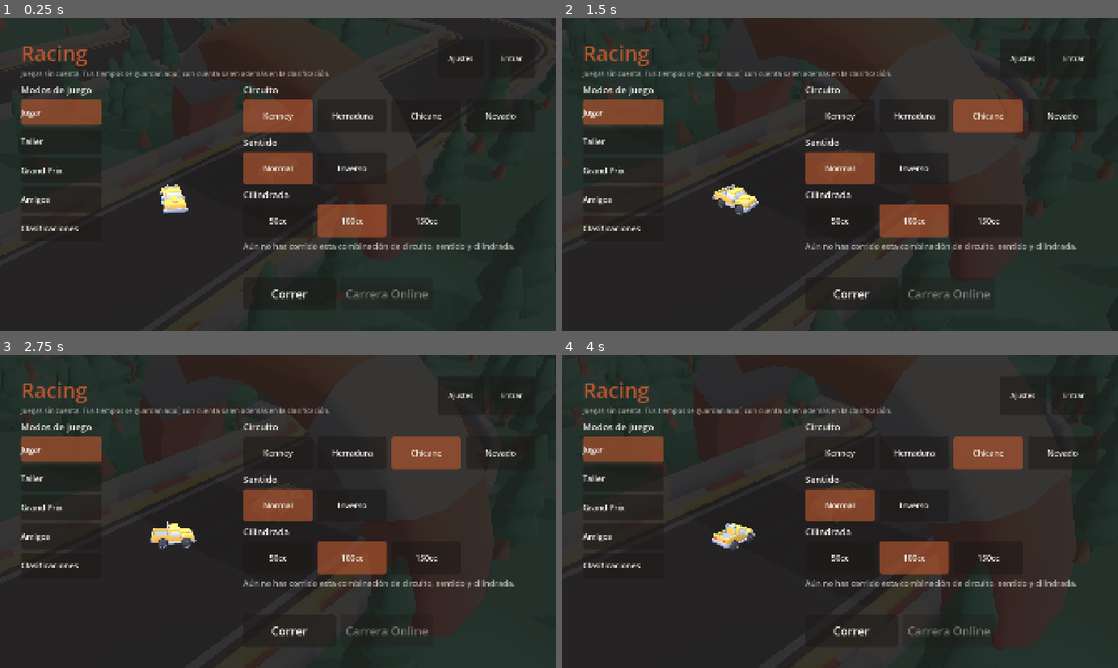
Above: before the commit, frames 1-4 (two rows, left to right).
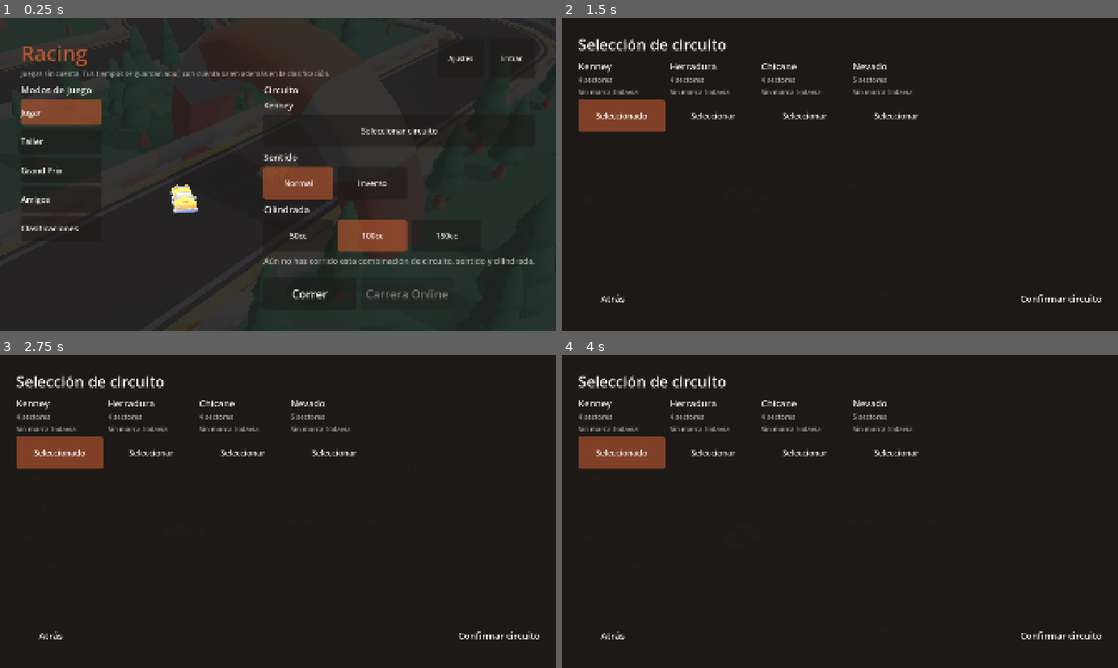
Above: after the commit, the same moments.

Repository: msalejandrojose/core
Game: Godot game, scene res://scenes/main.tscn
Two runs of this game, one before a commit and one after it. Both use one fixed random seed, a clock stepped at 60 frames per second and the inputs below.
Inputs (mouse positions are in pixels of both pictures, inside the frame that each line leads up to):
- Up to frame 1 (0.25 s): no input
- Up to frame 2 (1.5 s): click (962, 130) at 0.5 s, where only the run after the commit has a clickable "Seleccionar circuito"; click "Jugar" at 1.25 s
- Up to frame 3 (2.75 s): click "Jugar" at 2 s
- Up to frame 4 (4 s): click "Normal" at 2.75 s; click "Normal" at 3.5 s

The runs differ from the first frame. In frame 1, 7.8% of the frame differs, in the area x 28-97%, y 21-90%; in frame 2, 35%; in frame 3, 37%; in frame 4, 37%, in the area x 0-100%, y 0-100%.

Commit message:
fix(racing): conecta de verdad el menú con la pantalla de selección de circuito
El commit anterior (519f96b) se quedó corto: un `git add` con una ruta
inexistente entre los argumentos abortó SIN avisar antes de llegar a
`main_menu.gd`/`main_menu_hub_test.gd`, así que el PR #134 se mergeó
con esos dos ficheros todavía en su versión anterior (fila de botones
de circuito) — la pantalla `TrackSelectScreen` quedó creada pero sin
enlazar desde ningún sitio. Aplica ahora los cambios que sí se habían
probado pero nunca llegaron a subir.

Co-Authored-By: Claude Sonnet 5 <noreply@anthropic.com>

Diff:
--- a/apps/game/scripts/ui/main_menu.gd
+++ b/apps/game/scripts/ui/main_menu.gd
@@ -43,13 +43,9 @@
 ## Solo válidos mientras la pestaña "Jugar" está montada: se limpian al
 ## cambiar de pestaña, igual que el resto de su contenido.
 var _best_label: Label
-var _track_buttons: Array[Button] = []
-## Paralelo a `_track_buttons`: el id/slug de cada botón, en el mismo orden.
-## Hace falta porque un botón de circuito ya no tiene por qué venir de
-## `TrackCatalog.ids()` — puede ser un slug del servidor cargado aparte.
-var _track_button_ids: Array[String] = []
-var _tracks_row: HBoxContainer
-var _track_group: ButtonGroup
+## Nombre del circuito elegido — se abre y se confirma en su propia pantalla
+## (`TrackSelectScreen`), no aquí; ver `_open_track_select()`.
+var _track_summary_label: Label
 var _direction_buttons: Array[Button] = []
 var _engine_buttons: Array[Button] = []
 var _online_button: Button
@@ -207,10 +203,7 @@
 	for child in _content.get_children():
 		child.free()
 	_best_label = null
-	_track_buttons.clear()
-	_track_button_ids.clear()
-	_tracks_row = null
-	_track_group = null
+	_track_summary_label = null
 	_direction_buttons.clear()
 	_engine_buttons.clear()
 	_online_button = null
@@ -242,22 +235,17 @@
 func _build_jugar_tab() -> void:
 	_content.add_child(_heading("Circuito"))
 
-	var tracks := HBoxContainer.new()
-	tracks.add_theme_constant_override("separation", 16)
-	_content.add_child(tracks)
-
-	_tracks_row = tracks
-	_track_group = ButtonGroup.new()
-
-	var ids: Array = TrackCatalog.ids()
-	for i in ids.size():
-		var layout := TrackCatalog.by_id(ids[i])
-		_add_track_button(layout.name, ids[i])
-
-	# Los del servidor (creados en el backoffice) se cargan aparte y se van
-	# añadiendo a la misma fila en cuanto llegan — no bloquea el resto del
-	# menú, y sin red simplemente no aparece ninguno más que los 4 de fábrica.
-	_load_server_tracks()
+	_track_summary_label = Label.new()
+	_track_summary_label.add_theme_font_size_override("font_size", UiTheme.FONT_SM)
+	_track_summary_label.add_theme_color_override("font_color", UiTheme.BONE)
+	_content.add_child(_track_summary_label)
+
+	# La rejilla de circuitos (locales + los del servidor) ya no cabe cómoda
+	# aquí — vive en su propia pantalla de selección a pantalla completa.
+	var select_track_button := UiTheme.make_button(
+		"Seleccionar circuito", Vector2(320, UiTheme.BUTTON_MIN_SIZE.y), UiTheme.FONT_SM)
+	select_track_button.pressed.connect(_open_track_select)
+	_content.add_child(select_track_button)
 
 	_content.add_child(_heading("Sentido"))
 
@@ -340,42 +328,20 @@
 
 # --- Estado -------------------------------------------------------------------
 
-func _add_track_button(label: String, id: String, is_server: bool = false) -> void:
-	var button := UiTheme.make_button(label, UiTheme.BUTTON_MIN_SIZE, UiTheme.FONT_SM)
-	button.toggle_mode = true
-	button.button_group = _track_group
-	button.pressed.connect(func() -> void: _pick_track(id, is_server))
-	_tracks_row.add_child(button)
-	_track_buttons.append(button)
-	_track_button_ids.append(id)
-
-
-## Circuitos creados en el backoffice, además de los 4 del catálogo local
-## (TASK "listar en Jugar todos los circuitos del servidor"). Se descartan
-## los que ya representan a uno de los 4 de fábrica (sus slugs siempre
-## empiezan por el id local seguido de "-": cilindrada + sentido + arquetipo,
-## ver `GameSettings.key_for`) para no duplicar la misma entrada.
-func _load_server_tracks() -> void:
-	var response = await RacingApi.tracks(100)
-	if not is_instance_valid(_tracks_row) or not response.ok or not (response.data is Dictionary):
-		return
-
-	var local_ids: Array = TrackCatalog.ids()
-	for item in response.data.get("data", []):
-		var slug: String = str(item.get("slug", ""))
-		if slug == "" or _track_button_ids.has(slug):
-			continue
-		var is_local_variant := local_ids.any(func(id: String) -> bool: return slug.begins_with(id + "-"))
-		if is_local_variant:
-			continue
-		_add_track_button(str(item.get("name", slug)), slug, true)
-
-	_sync_jugar()
-
-
-func _pick_track(id: String, is_server: bool = false) -> void:
-	GameSettings.set_track_id(id, is_server)
-	_refresh_best()
+func _open_track_select() -> void:
+	var screen: CanvasLayer = load("res://scenes/ui/track-select-screen.tscn").instantiate()
+	screen.confirmed.connect(_sync_jugar)
+	add_child(screen)
+
+
+## El nombre solo se conoce de verdad para los 4 del catálogo local — uno del
+## servidor no tiene aquí un nombre en caché (vive en su propia pantalla), así
+## que se enseña el slug tal cual. Es una pérdida cosmética menor: sigue
+## identificando sin ambigüedad qué circuito hay elegido.
+func _track_display_name(id: String) -> String:
+	if TrackCatalog.ids().has(id):
+		return TrackCatalog.by_id(id).name
+	return id
 
 
 func _pick_direction(reversed: bool) -> void:
@@ -392,12 +358,8 @@
 ## vez, porque Ajustes puede haber cambiado cosas mientras el menú estaba
 ## montado en otra pestaña.
 func _sync_jugar() -> void:
-	# Por id/slug y no por índice: el circuito elegido puede ser uno del
-	# servidor que todavía no había llegado cuando se montaron los botones
-	# locales, así que su posición en `_track_button_ids` no es fija.
-	var selected := _track_button_ids.find(GameSettings.track_id)
-	for i in _track_buttons.size():
-		_track_buttons[i].button_pressed = i == selected
+	if is_instance_valid(_track_summary_label):
+		_track_summary_label.text = _track_display_name(GameSettings.track_id)
 
 	for i in _direction_buttons.size():
 		_direction_buttons[i].button_pressed = (i == 1) == GameSettings.reverse
--- a/apps/game/tests/main_menu_hub_test.gd
+++ b/apps/game/tests/main_menu_hub_test.gd
@@ -49,7 +49,8 @@
 
 func _test_abre_en_jugar() -> void:
 	_check_eq(_menu._active_tab, _menu.Tab.JUGAR, "al abrir, la pestaña activa es Jugar")
-	_check(_menu._track_buttons.size() > 0, true, "Jugar monta los botones de circuito")
+	_check(is_instance_valid(_menu._track_summary_label) and _menu._track_summary_label.text != "",
+		true, "Jugar muestra el resumen del circuito elegido")
 	_check(is_instance_valid(_menu._best_label), true, "Jugar monta la label de mejor marca")
 	_check(is_instance_valid(_menu._preview) and _menu._preview.has_model(), true,
 		"la columna central monta el coche equipado en vivo")
@@ -68,10 +69,17 @@
 
 
 func _test_elegir_circuito_sentido_cilindrada() -> void:
+	# El circuito ya no se elige con un botón dentro del menú: vive en su
+	# propia pantalla (`TrackSelectScreen`), que al confirmar toca
+	# `GameSettings` directamente y avisa con la señal `confirmed` — aquí se
+	# simula ese mismo camino sin abrir la pantalla de verdad.
 	var ids: Array = TrackCatalog.ids()
 	var other_id: String = ids[1]
-	_menu._pick_track(other_id)
+	GameSettings.set_track_id(other_id)
+	_menu._sync_jugar()
 	_check_eq(GameSettings.track_id, other_id, "elegir circuito sigue cambiando GameSettings")
+	_check_eq(_menu._track_summary_label.text, TrackCatalog.by_id(other_id).name,
+		"y el resumen de la pestaña Jugar refleja el circuito elegido")
 
 	_menu._pick_direction(true)
 	_check_eq(GameSettings.reverse, true, "elegir sentido sigue cambiando GameSettings")
@@ -83,7 +91,8 @@
 func _test_cambiar_de_pestana_limpia_la_anterior() -> void:
 	_menu._select_tab(_menu.Tab.TALLER)
 
-	_check_eq(_menu._track_buttons.size(), 0, "salir de Jugar libera sus botones de circuito")
+	_check(not is_instance_valid(_menu._track_summary_label), true,
+		"salir de Jugar libera el resumen del circuito")
 	_check(not is_instance_valid(_menu._best_label), true, "salir de Jugar libera la label de mejor marca")
 
 
@@ -98,9 +107,8 @@
 func _test_volver_a_jugar_resincroniza() -> void:
 	_menu._select_tab(_menu.Tab.JUGAR)
 
-	var ids: Array = TrackCatalog.ids()
-	var selected := ids.find(GameSettings.track_id)
-	_check(_menu._track_buttons[selected].button_pressed, true, "al volver, el botón del circuito elegido sigue marcado")
+	_check_eq(_menu._track_summary_label.text, TrackCatalog.by_id(GameSettings.track_id).name,
+		"al volver, el resumen sigue mostrando el circuito elegido")
 	_check(_menu._direction_buttons[1].button_pressed, true, "y el de sentido inverso también")
 
 
